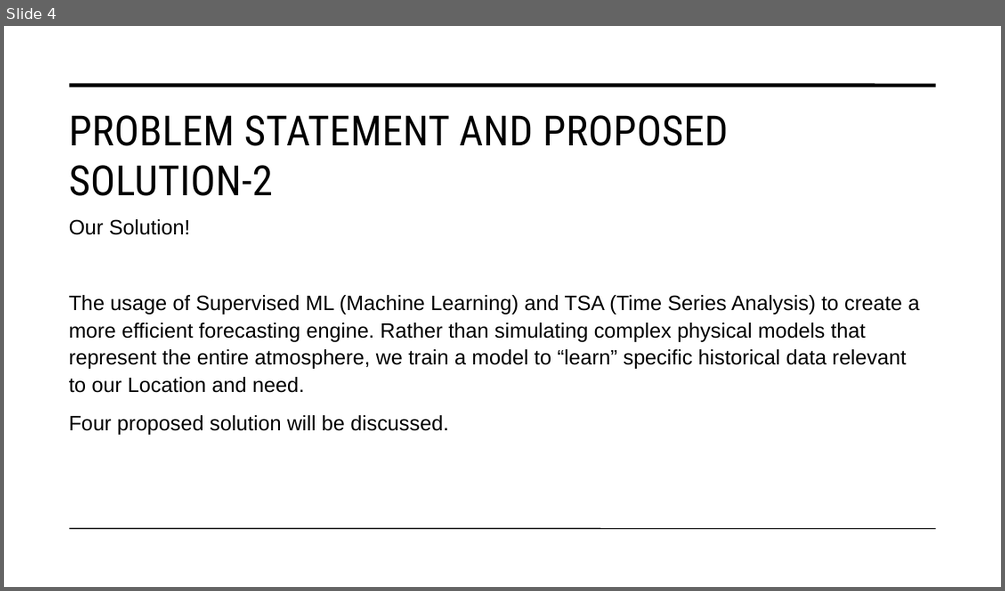
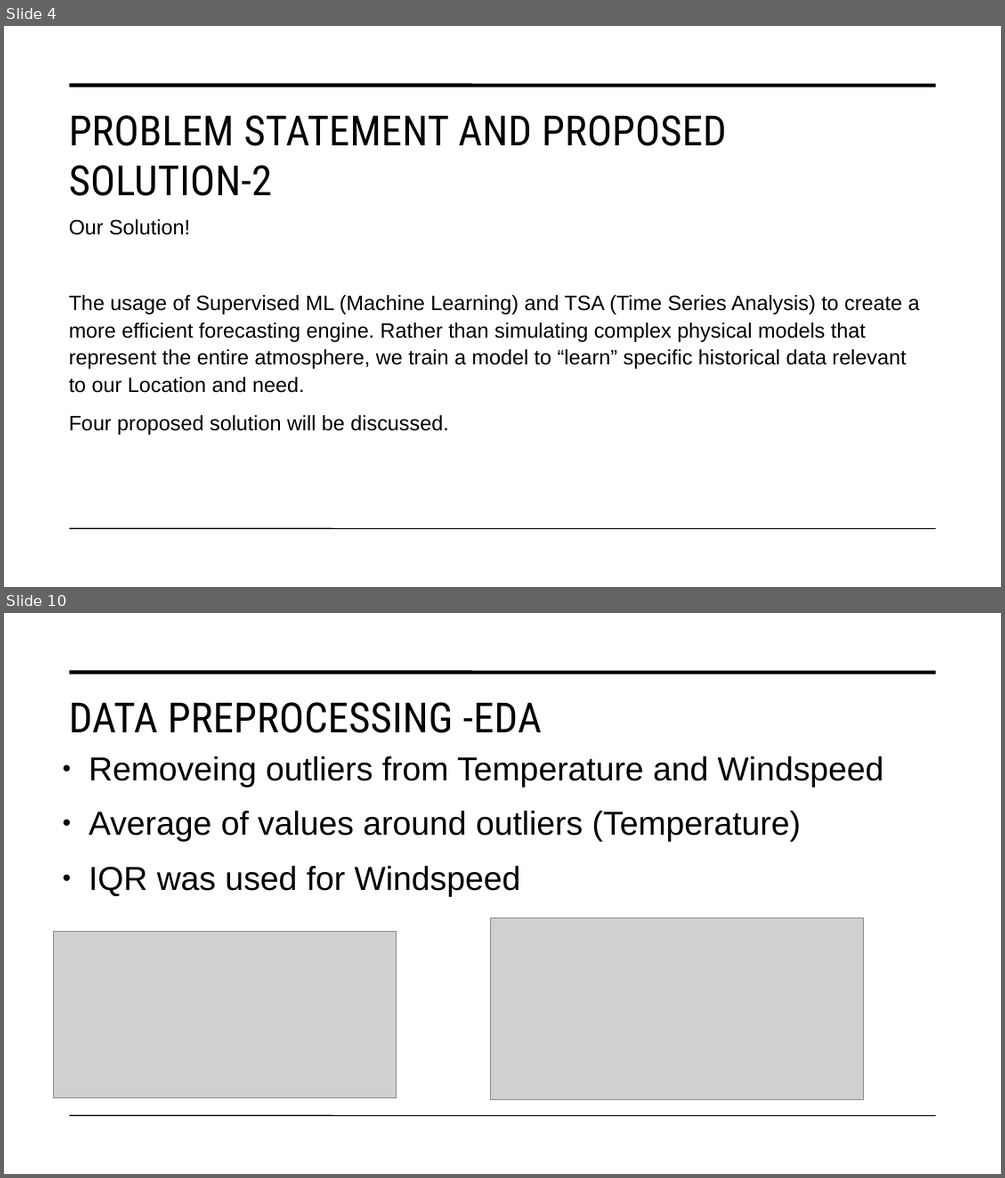
Before and after one commit to Basel-Aldwairi/Temperature_TSA, a slide deck: Report/Machine Learning Methods for Weather Forecasting.pptx. Shown one above the other, each under a label of ours: slide 4 before the commit, slides 4 and 10 after it; the slides between them are not shown. The pictures are 1005x591 and 1005x1178 pixels, drawn with LibreOffice and Linux fonts; fonts in the diff are those of the drawing; grey boxes stand for pictures. Boxes give left, top, right and bottom in pixels: in the first picture for what was removed or moved away, otherwise in the second. Text is boxed around its words. In the diff, an @@ line names an element or a change of style, - is before the commit and + after.

```diff
--- a/Report/Machine Learning Methods for Weather Forecasting.pptx
+++ b/Report/Machine Learning Methods for Weather Forecasting.pptx
@@ slide 10 added at (4,613,1001,1174), background #FFFFFF; not listed: 2 template elements that a slide beside it also shows @@
@@ title added at (69,702,542,733), 40 pt, text #000000 @@
+DATA PREPROCESSING -EDA
@@ text added at (89,756,884,896), 32 pt, text #000000 @@
+● Removeing outliers from Temperature and Windspeed
+● Average of values around outliers (Temperature)
+● IQR was used for Windspeed
@@ picture added at (53,931,396,1097) @@
@@ picture added at (490,917,864,1099) @@
@@ slide 4 changed as well @@
@@ title "PROBLEM STATEMENT AND PROPOSED SOLUTION-2" at (69,115,727,196): letter spacing 0.3 to 0.2 pt @@
```
Also in this commit, not shown: 9 other slides changed, 8 other slides added, 3 slides removed, 4 other files.
